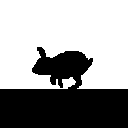
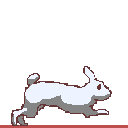
Two versions of the same layered image (128x128). Layer-by-layer changes:
removed layer "Layer 11" over [0, 89, 128, 128]
added group "run" with 32 layers above "Background" over [0, 51, 118, 128]
added group "Group 4" with 3 layers in group "run" over [8, 63, 114, 128]
added layer "Layer 26" in group "Group 4" over [10, 66, 114, 128]
added layer "Layer 33" in group "Group 4" over [8, 63, 112, 128]
showed "Layer 15", moved it into group "Group 4", painted on it over [11, 47, 112, 126]
moved "Layer 12" into group "Group 1", painted on it over [25, 47, 107, 126]
painted on "Background" over [0, 125, 128, 128]
